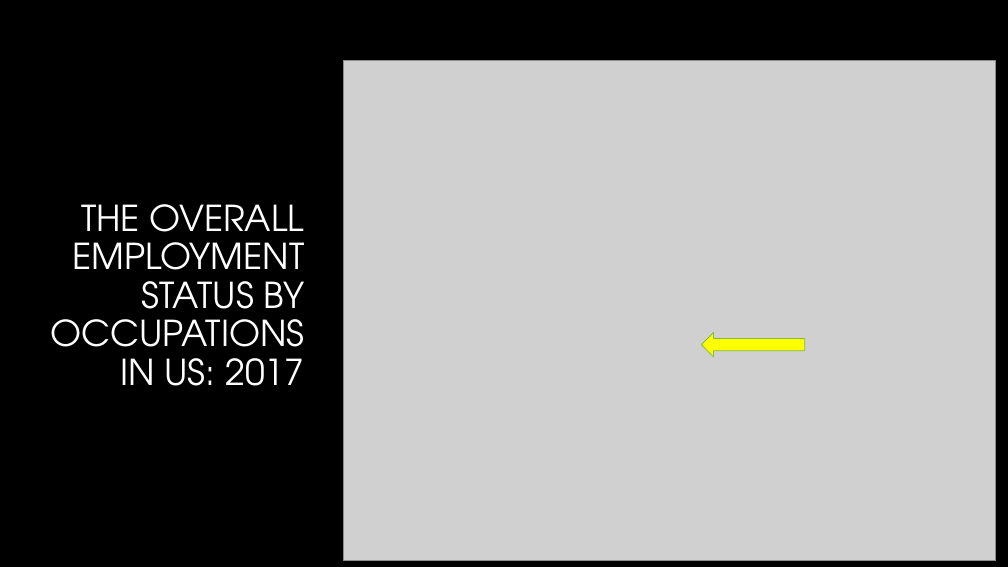
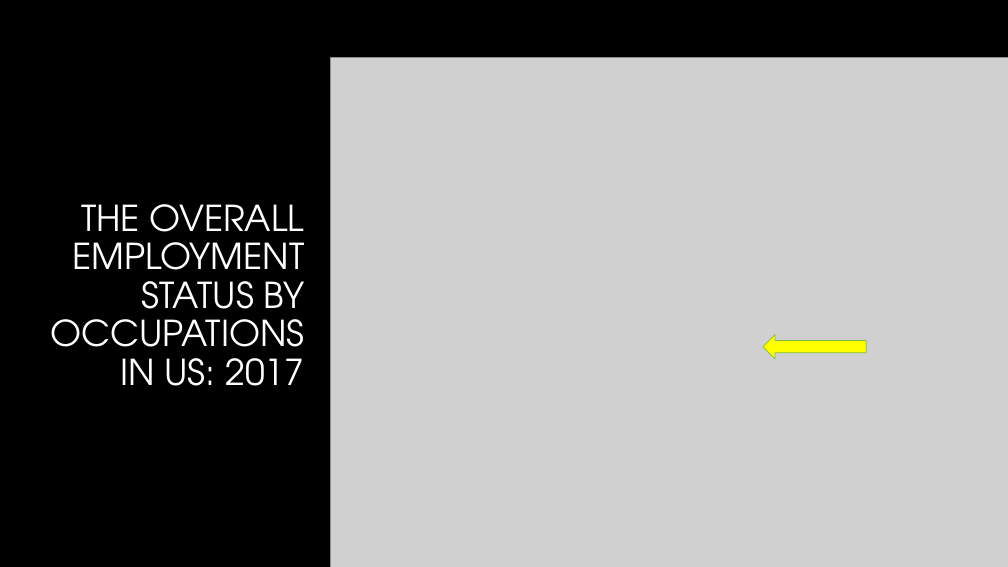
Before and after one commit to WCW789/Project1, a slide deck: slide 9 of Group_5_Presentation.pptx. Drawn at 1008x567 pixels with LibreOffice and Linux fonts; fonts in the diff are those of the drawing; grey boxes stand for pictures; background and template pictures are left out. Boxes give left, top, right and bottom in pixels: in the first picture for what was removed or moved away, otherwise in the second. Text is boxed around its words. In the diff, an @@ line names an element or a change of style, - is before the commit and + after.

```diff
--- a/Group_5_Presentation.pptx
+++ b/Group_5_Presentation.pptx
@@ picture: place and size @@
-picture at bbox=[343, 60, 996, 561]
+picture at bbox=[330, 57, 1008, 567]
@@ left arrow: place and size @@
-left arrow at bbox=[702, 333, 805, 357]
+left arrow at bbox=[763, 334, 867, 358]
```
Also in this commit, not shown: 2 other slides changed.
